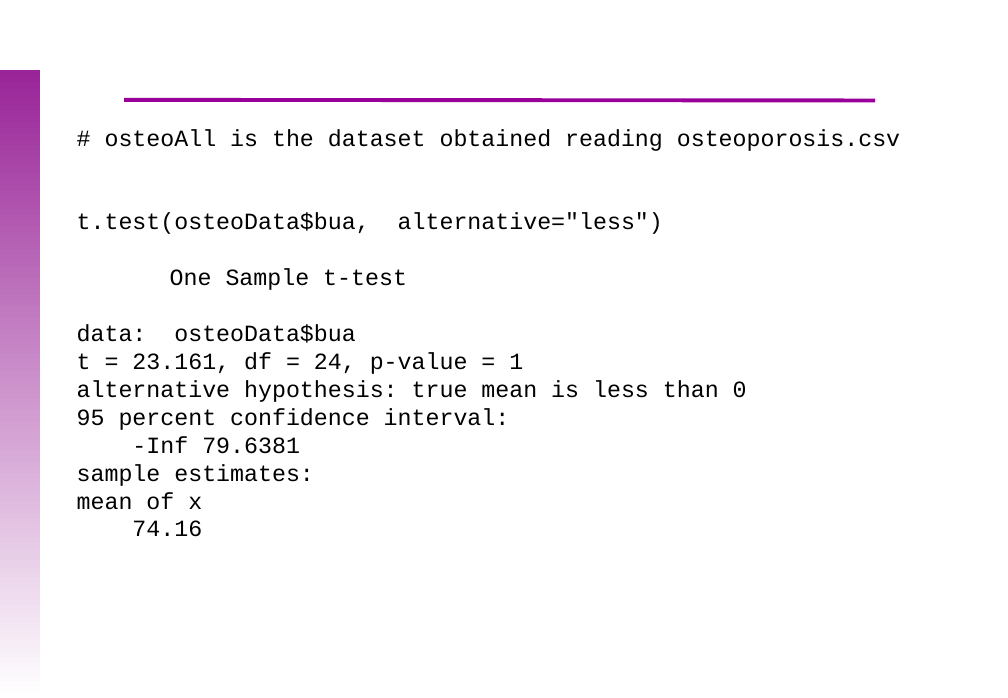
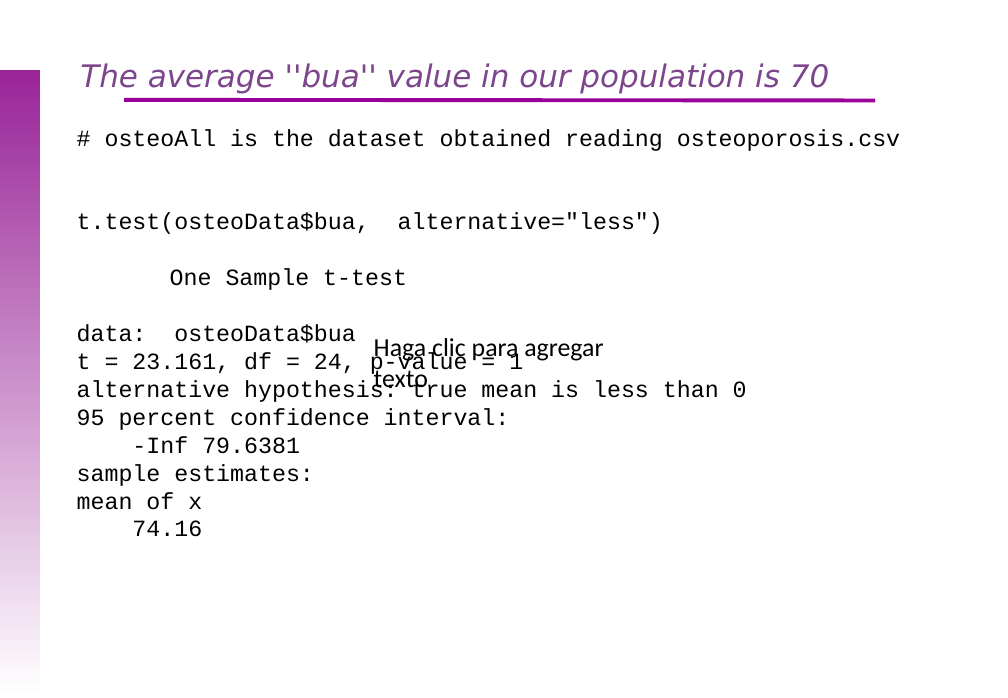
Before and after one commit to uebvhir/Course2020_Statistical-Analysis-with-R, a slide deck: slide 27 of Slides/StatisticsWithR-6-Principles_of_Hypothesis_Testing.pptx. Drawn at 1008x698 pixels with LibreOffice and Linux fonts; fonts in the diff are those of the drawing; background and template pictures are left out. Boxes give left, top, right and bottom in pixels: in the first picture for what was removed or moved away, otherwise in the second. Text is boxed around its words. In the diff, an @@ line names an element or a change of style, - is before the commit and + after.

```diff
--- a/Slides/StatisticsWithR-6-Principles_of_Hypothesis_Testing.pptx
+++ b/Slides/StatisticsWithR-6-Principles_of_Hypothesis_Testing.pptx
@@ title added at <box>80,63,829,94</box>, 24 pt, text #7D468C, italic @@
+The average ''bua'' value in our population is 70
@@ text added at <box>374,338,603,394</box>, 20 pt, text #000000 @@
+Haga clic para agregar texto
```
Also in this commit, not shown: 5 other slides changed, 2 other files.
